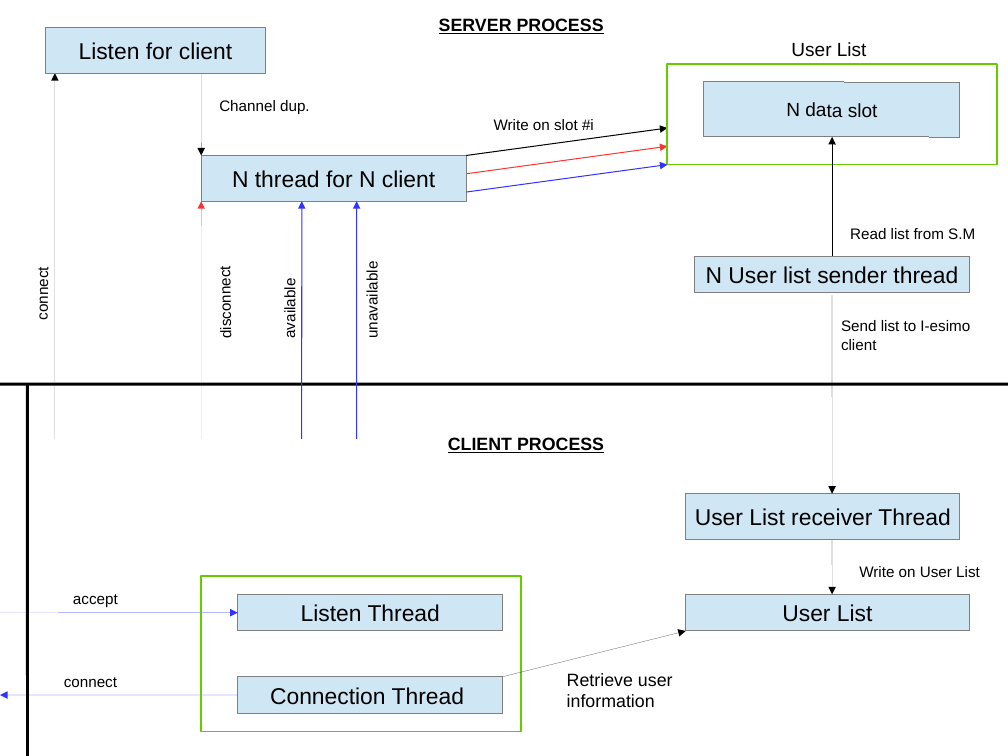
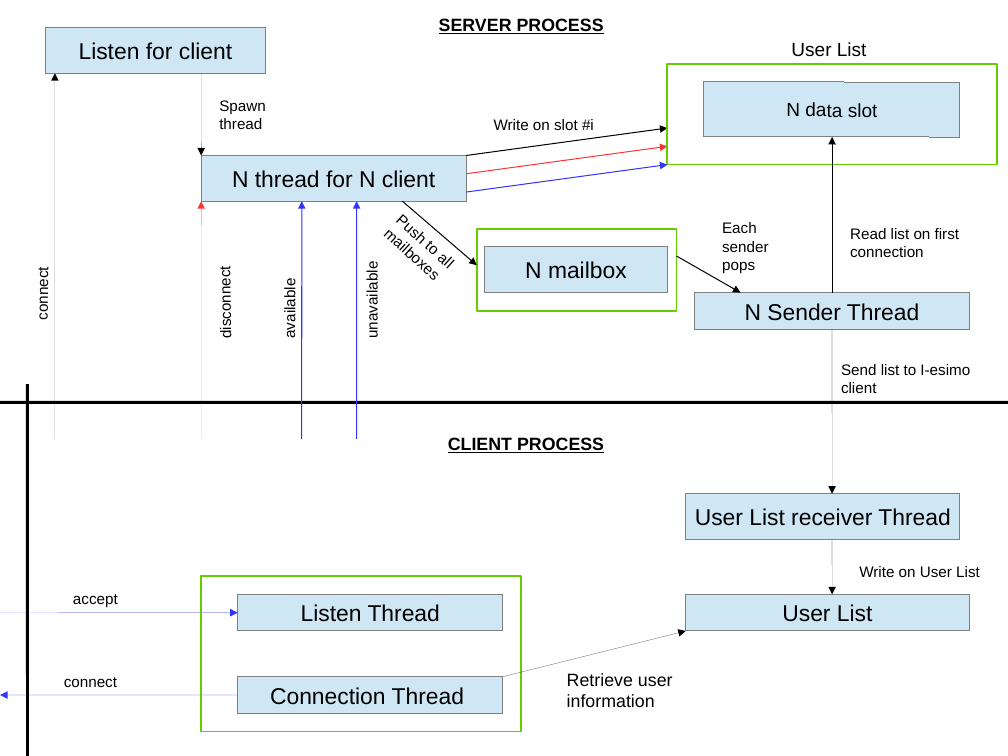
Before and after one commit to polyc/talk-service, a slide deck: slide 1 of SO_projectDiagram.odp. Drawn at 1008x756 pixels with LibreOffice and Linux fonts; fonts in the diff are those of the drawing. Boxes give left, top, right and bottom in pixels: in the first picture for what was removed or moved away, otherwise in the second. Text is boxed around its words. In the diff, an @@ line names an element or a change of style, - is before the commit and + after.

Commit message:
minor modifications

```diff
--- a/SO_projectDiagram.odp
+++ b/SO_projectDiagram.odp
@@ text at bbox=[219, 100, 265, 129]: text changed @@
-Channel dup.
+Spawn thread
@@ elbow arrow moved from (832, 256) - (832, 137) to (832, 293) - (832, 137) @@
@@ text added at bbox=[373, 201, 493, 316], 12 pt, text #000000 @@
+Push to all mailboxes
@@ arrow added from (402, 201) to (477, 265), #000000 0.79 pt @@
@@ rectangle added at bbox=[477, 229, 677, 311], outline #66CC00 1.5 pt @@
@@ text added at bbox=[722, 222, 769, 273], 12 pt, text #000000 @@
+Each sender pops
@@ text at bbox=[850, 228, 959, 257]: text changed @@
-Read list from S.M
+Read list on first connection
@@ rectangle added at bbox=[485, 247, 668, 293], fill #CFE7F5, outline #808080 0 pt, 18 pt, text #000000 @@
+N mailbox
@@ arrow added from (677, 256) to (741, 293), #000000 0.79 pt @@
@@ rectangle "N Sender Thread": place and size @@
-rectangle "N Sender Thread" at bbox=[695, 256, 970, 293]
+rectangle "N Sender Thread" at bbox=[695, 293, 970, 329]
@@ text in rectangle at bbox=[745, 303, 919, 321]: text changed @@
-N User list sender thread
+N Sender Thread
@@ arrow moved from (832, 295) - (832, 494) to (832, 329) - (832, 494) @@
@@ text "Send list to I-esimo client": place and size @@
-text "Send list to I-esimo client" at bbox=[841, 320, 970, 350]
+text "Send list to I-esimo client" at bbox=[841, 364, 970, 393]
@@ line moved from (0, 384) - (1008, 384) to (0, 402) - (1008, 402) @@
```
